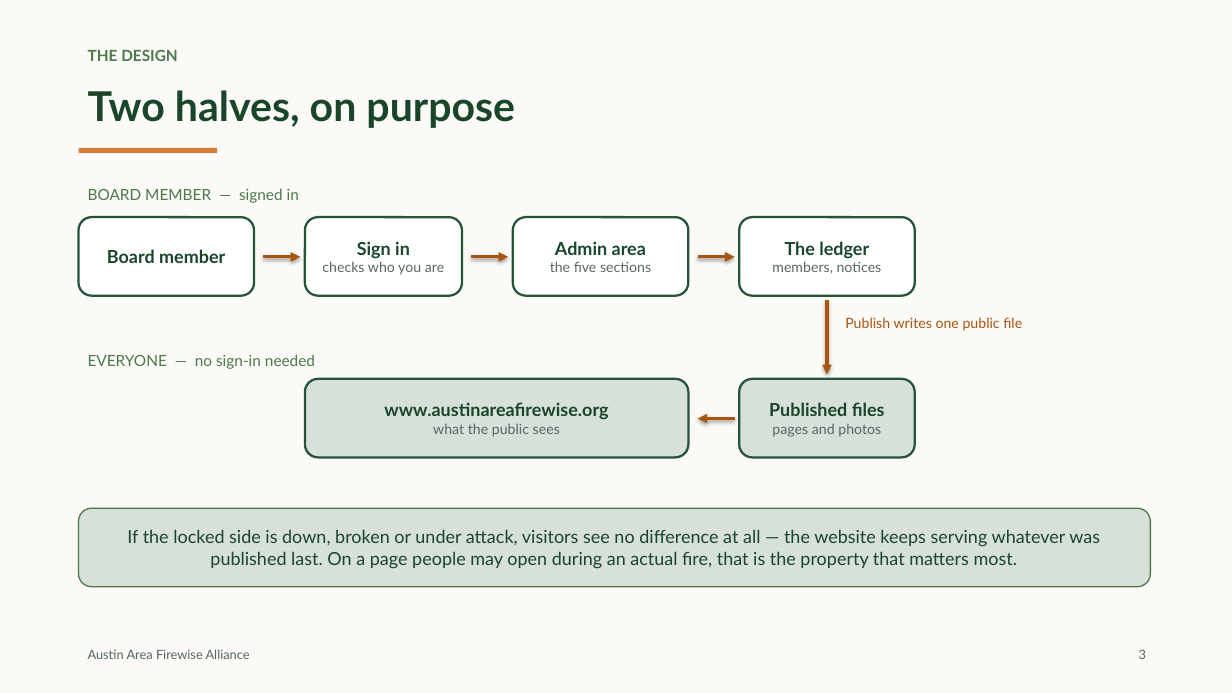
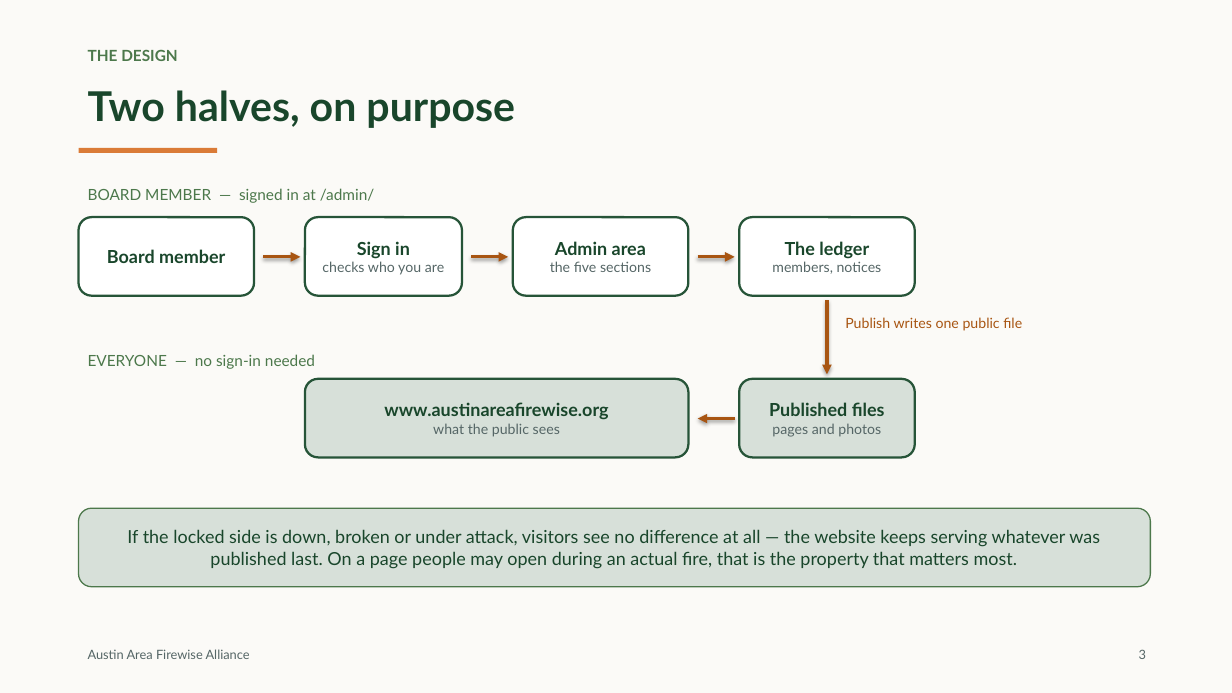
Before and after one commit to austinareafirewise/website, a slide deck: slide 3 of docs/AAFA-website-overview.pptx. Drawn at 1232x693 pixels with LibreOffice and Linux fonts; fonts in the diff are those of the drawing. Boxes give left, top, right and bottom in pixels: in the first picture for what was removed or moved away, otherwise in the second. Text is boxed around its words. In the diff, an @@ line names an element or a change of style, - is before the commit and + after.

```diff
--- a/docs/AAFA-website-overview.pptx
+++ b/docs/AAFA-website-overview.pptx
@@ text at [88,188,374,203]: text changed @@
-BOARD MEMBER — signed in
+BOARD MEMBER — signed in at /admin/
```
Also in this commit, not shown: 5 other slides changed, 2 other files.
